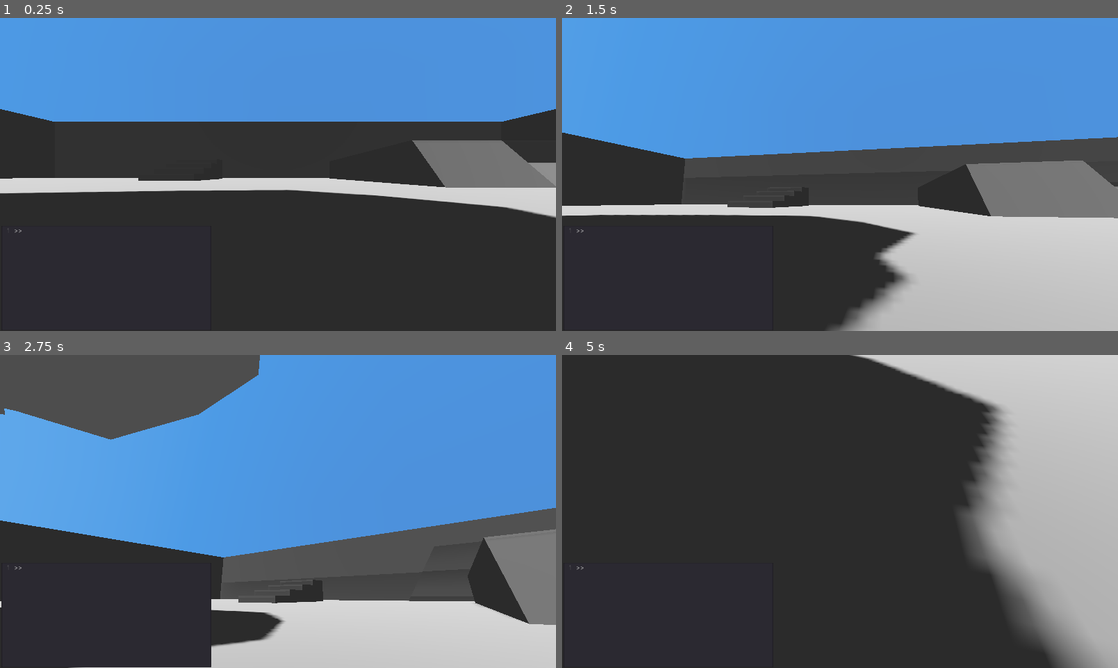
Above: before the commit, frames 1-4 (two rows, left to right).
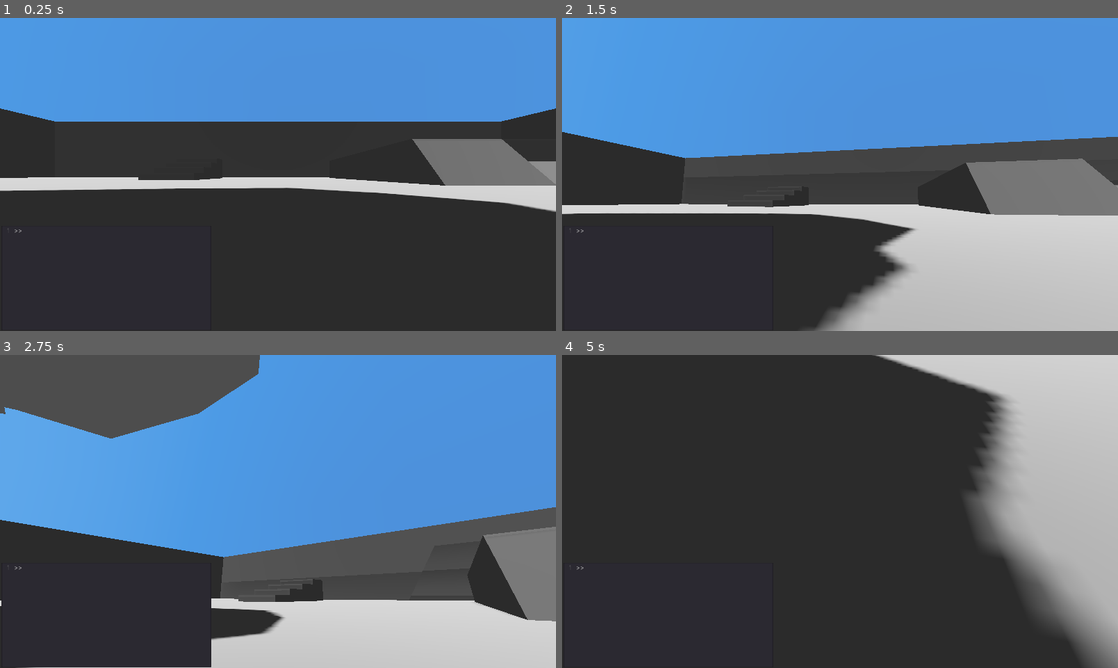
Above: after the commit, the same moments.

Repository: RudyFisher7/Terminal
Game: Godot game, scene res://Main.tscn
Same seed, same stepped clock (60 frames per second), same inputs: the game is played once before the commit and once after it.
Inputs (mouse positions are in pixels of both pictures, inside the frame that each line leads up to):
- Up to frame 1 (0.25 s): no input
- Up to frame 2 (1.5 s): move the mouse to (962, 158) at 0.52 s; hold D (move_right) 0.53-1.25 s; click (962, 158) at 0.67 s; drag from (728, 190) to (812, 237) at 1.27 s
- Up to frame 3 (2.75 s): move the mouse to (333, 442) at 2.02 s; hold D (move_right) from 2.03 s (still down)
- Up to frame 4 (5 s): release D (move_right) at 2.75 s; drag from (812, 574) to (673, 464) at 2.77 s; tap Enter at 3.5 s; move the mouse to (1006, 558) at 3.52 s; hold A (move_left) 3.53-4.25 s; drag from (673, 464) to (756, 433) at 4.27 s

The runs differ from the first frame. In frame 1, 1.6% of the frame differs, in the area x 0-100%, y 28-64%; in frame 2, 2.9%; in frame 3, 1.2%; in frame 4, 7.2%, in the area x 51-100%, y 0-100%.

Commit message:
Created a global Area class singleton for defining global properties, including the built-in gravity from Area class. Started implementing jump with gravity, getting weird behavior.

Diff:
--- /dev/null
+++ b/GlobalProperties.gd
@@ -0,0 +1,10 @@
+extends Area
+
+# Called when the node enters the scene tree for the first time.
+func _ready():
+	pass # Replace with function body.
+
+
+# Called every frame. 'delta' is the elapsed time since the previous frame.
+#func _process(delta):
+#	pass
--- a/Player.gd
+++ b/Player.gd
@@ -14,6 +14,10 @@
 const cam_sensitivity_divisor_touch : float = 256.0
 const cam_sensitivity_divisor : float = 32.0
 const speed : int = 8
+const jump_speed : float = GlobalProperties.gravity * 2.0
+
+
+var fall_speed : float = 0.0
 
 
 onready var eyes : Position3D = get_node(path_to_eyes)
@@ -29,10 +33,18 @@
 	var velocity : = Input.get_vector("move_left", "move_right", "move_forward", "move_backward")
 	var camera_velocity : = Input.get_vector("look_right", "look_left", "look_down", "look_up")
 
+	fall_speed -= GlobalProperties.gravity * 0.1
+
+	print(is_on_floor())
+	if is_on_floor():
+		pass #fall_speed = 0.0
+
 	# Move the player character
-	var movement : = Vector3(velocity.x, 0.0, velocity.y) * speed
+	var movement : = Vector3(velocity.x, fall_speed, velocity.y) * speed
 	movement = transform.basis.xform(movement)
-	move_and_slide(movement)
+	movement = move_and_slide(movement, Vector3.UP)
+
+	print(movement)
 
 	# Rotate the FPS player camera
 	var camera_motion : = camera_velocity / cam_sensitivity_divisor
@@ -45,3 +57,7 @@
 		x_pivot.rotate_x(event.relative.y / cam_sensitivity_divisor_touch)
 		rotate_y(event.relative.x / cam_sensitivity_divisor_touch)
 		get_tree().set_input_as_handled()
+	if event is InputEventJoypadButton:
+		if event.is_action_pressed("jump"):
+			if is_on_floor():
+				fall_speed = jump_speed
--- a/Sun.gd
+++ b/Sun.gd
@@ -32,7 +32,7 @@
 
 	if !previous_time_of_day.equals(time_of_day):
 		previous_time_of_day.copy_other(time_of_day)
-		print(time_of_day.to_string())
+		#print(time_of_day.to_string())
 
 
 func _on_WorldManager_sun_changed(cmd) -> void:
--- a/project.godot
+++ b/project.godot
@@ -34,6 +34,7 @@
 
 WorldManager="*res://WorldManager.tscn"
 CommandLibrary="*res://CommandLibrary.gd"
+GlobalProperties="*res://GlobalProperties.gd"
 
 [display]
 
@@ -94,6 +95,11 @@
 "events": [ Object(InputEventJoypadMotion,"resource_local_to_scene":false,"resource_name":"","device":-1,"axis":2,"axis_value":1.0,"script":null)
  ]
 }
+jump={
+"deadzone": 0.5,
+"events": [ Object(InputEventJoypadButton,"resource_local_to_scene":false,"resource_name":"","device":-1,"button_index":0,"pressure":0.0,"pressed":false,"script":null)
+ ]
+}
 
 [input_devices]
 
